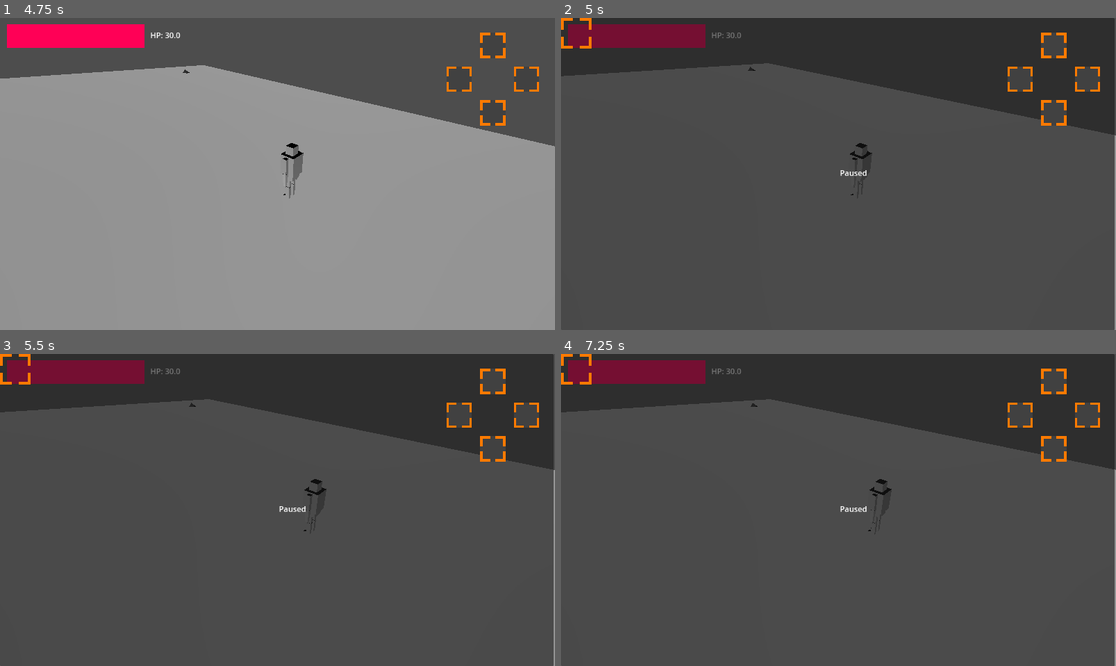
Above: before the commit, frames 1-4 (two rows, left to right).
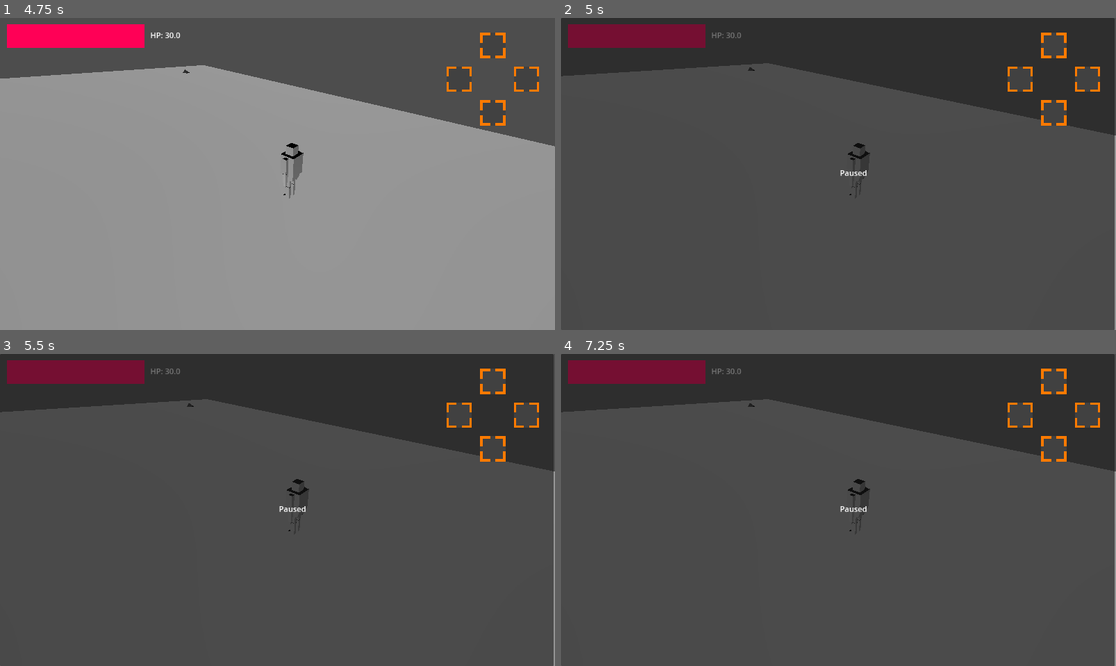
Above: after the commit, the same moments.

Repository: stron1le/MVM28
Game: Godot game, scene res://Scenes/start_screen.tscn
The game is run twice, just before and just after one commit, with the same random seed, the same clock (stepped at 60 frames per second) and the same inputs.
Inputs (mouse positions are in pixels of both pictures, inside the frame that each line leads up to):
- Up to frame 1 (4.75 s): click "New Game" at 0.5 s; tap Enter at 1.25 s; move the mouse to (305, 174) at 1.27 s; hold W (ForwardAxisNegative) from 1.28 s (still down); tap Middle mouse button (Attack) at 1.35, 3.6 s; tap Space (Jump) at 1.52, 2.27, 3.77, 4.52 s; move the mouse to (249, 174) at 2.02 s; tap Left (HorizontalAxisNegative) at 2.1, 4.35 s; move the mouse to (288, 167) at 2.77 s; tap Right (HorizontalAxisPositive) at 2.85 s; move the mouse to (271, 180) at 3.52 s; move the mouse to (316, 177) at 4.27 s
- Up to frame 2 (5 s): keep holding W (ForwardAxisNegative); tap P (Pause) at 4.9 s
- Up to frame 3 (5.5 s): keep holding W (ForwardAxisNegative); move the mouse to (233, 506) at 5.02 s; tap Right (HorizontalAxisPositive) at 5.1 s; tap Space (Jump) at 5.27 s
- Up to frame 4 (7.25 s): tap Escape (ui_cancel) at 5.65 s; move the mouse to (866, 510) at 5.77 s; release W (ForwardAxisNegative) at 5.78 s; tap Middle mouse button (Attack) at 5.85 s; move the mouse to (755, 432) at 6.52 s; hold W (ForwardAxisNegative) from 6.53 s (still down); tap Left (HorizontalAxisNegative) at 6.6 s; tap Space (Jump) at 6.77 s

Frame 1 is identical in both runs. In frame 2, 0.2% of the frame differs, in the area x 0-100%, y 0-57%; in frame 3, 0.4%; in frame 4, 0.5%.

Commit message:
Fixed camera moving during pause
Fixed the issue of the camera moving while the game is paused, and also made changes so that the pause menu passes the 'selected' highlighter between buttons.

Diff:
--- a/mvm28/Scenes/InventoryItemSlot.tscn
+++ b/mvm28/Scenes/InventoryItemSlot.tscn
@@ -2,18 +2,16 @@
 
 [ext_resource type="Script" uid="uid://dcjw6aithmtu4" path="res://Scripts/inventory_item_slot.gd" id="1_icju2"]
 
-[sub_resource type="Gradient" id="Gradient_we4u5"]
-offsets = PackedFloat32Array(0, 0.038961, 1)
-colors = PackedColorArray(1, 1, 1, 1, 1, 1, 1, 1, 0, 0, 0, 1)
+[sub_resource type="Gradient" id="Gradient_icju2"]
 
-[sub_resource type="GradientTexture2D" id="GradientTexture2D_icju2"]
-gradient = SubResource("Gradient_we4u5")
-fill_from = Vector2(0.229358, 0.908257)
+[sub_resource type="GradientTexture2D" id="GradientTexture2D_tkqec"]
+gradient = SubResource("Gradient_icju2")
+fill_to = Vector2(1, 1)
 
-[node name="InventoryItemSlot" type="TextureRect"]
-offset_right = 40.0
-offset_bottom = 40.0
-texture = SubResource("GradientTexture2D_icju2")
+[node name="InventoryItemSlot" type="TextureButton"]
+offset_right = 64.0
+offset_bottom = 64.0
+texture_normal = SubResource("GradientTexture2D_tkqec")
 script = ExtResource("1_icju2")
 
 [node name="IconHolder" type="TextureRect" parent="."]
@@ -24,4 +22,5 @@
 offset_bottom = 49.0
 expand_mode = 1
 
+[connection signal="focus_entered" from="." to="." method="_on_focus_entered"]
 [connection signal="mouse_entered" from="." to="." method="_on_mouse_entered"]
--- a/mvm28/Scenes/pause_menu.tscn
+++ b/mvm28/Scenes/pause_menu.tscn
@@ -31,8 +31,10 @@
 
 [node name="Selector" type="TextureRect" parent="."]
 layout_mode = 0
-offset_right = 64.0
-offset_bottom = 64.0
+offset_left = -236.0
+offset_top = 72.0
+offset_right = -172.0
+offset_bottom = 136.0
 texture = ExtResource("3_1och7")
 expand_mode = 1
 
--- a/mvm28/Scripts/PauseInventoryDisplay.gd
+++ b/mvm28/Scripts/PauseInventoryDisplay.gd
@@ -9,12 +9,17 @@
 func updateDisplays():
 	for i in get_children():
 		i.queue_free();
+	var childIndex=0;
 	for i in Globals.Inventory:
 		var newSlot = slotNode.instantiate();
 		add_child(newSlot);
 		var asSlot = newSlot as InventoryItemSlot;
 		asSlot.setItem(Globals.Inventory.get(i));
 		asSlot.connect("was_highlighted",setHighlightedNode)
+		if (childIndex==0):
+			asSlot.grab_focus();
+		childIndex+=1;
+	if (childIndex!=0): setHighlightedNode(get_child(0));
 func setHighlightedNode(highlightedNode):
 	for i in get_children():
 		i.highlighted=false;
--- a/mvm28/Scripts/TwistPivot.gd
+++ b/mvm28/Scripts/TwistPivot.gd
@@ -10,6 +10,8 @@
 func _physics_process(delta):
 	if (target!=null):
 		global_position=target.global_position+Vector3.UP;
+	if (Globals.paused):
+		return;
 	var cam_input = Input.get_vector("TurnCameraLeftController","TurnCameraRightController","TurnCameraDownController","TurnCameraUpController");
 	if (cam_input!=Vector2.ZERO):
 		var cam_target_angle=CAMERA_TURN_SPEED*cam_input.x*delta
--- a/mvm28/Scripts/inventory_item_slot.gd
+++ b/mvm28/Scripts/inventory_item_slot.gd
@@ -1,4 +1,4 @@
-class_name InventoryItemSlot extends TextureRect
+class_name InventoryItemSlot extends TextureButton
 var itemToShow:Item;
 var highlighted:bool=false;
 signal was_highlighted(slot);
@@ -14,5 +14,10 @@
 
 func _on_mouse_entered():
 	emit_signal("was_highlighted",self);
-	print("hovered over "+str(itemToShow.instanceID));
+	grab_focus();
 	pass # Replace with function body.
+
+
+func _on_focus_entered():
+	emit_signal("was_highlighted",self);
+	pass # Replace with function body.
